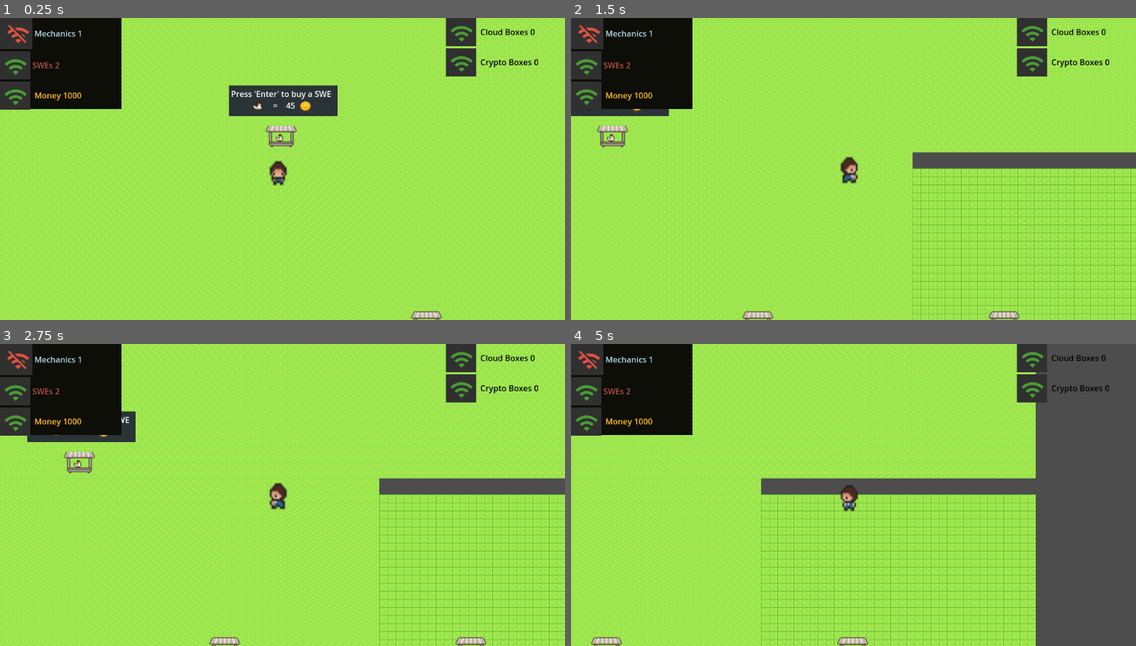
Above: before the commit, frames 1-4 (two rows, left to right).
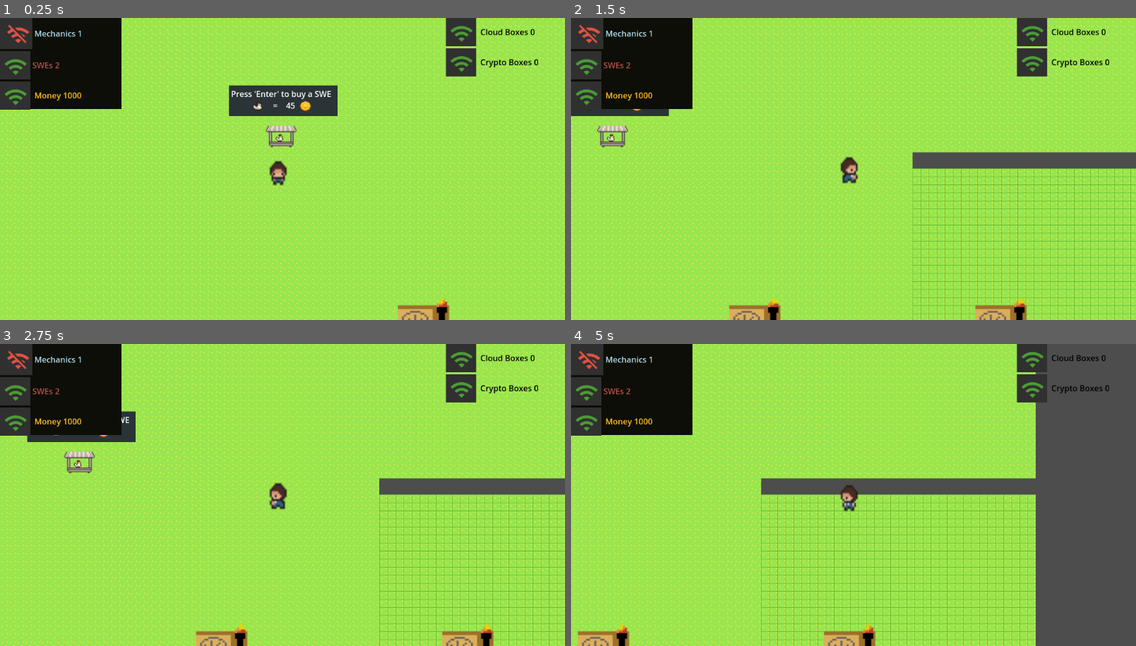
Above: after the commit, the same moments.

Repository: jeffreytsaw1/crusoe-hackathon
Game: Godot game, scene res://world.tscn
The game is run twice, just before and just after one commit, with the same random seed, the same clock (stepped at 60 frames per second) and the same inputs. This scene is started directly instead of the project's main scene.
Inputs:
- Up to frame 1 (0.25 s): no input
- Up to frame 2 (1.5 s): tap Enter (ui_accept) at 0.5, 0.77, 1.25 s; hold Right (ui_right) from 0.53 s (still down)
- Up to frame 3 (2.75 s): tap Enter (ui_accept) at 1.52, 2 s; release Right (ui_right) at 2.03 s; hold Left (ui_left) from 2.03 s (still down)
- Up to frame 4 (5 s): tap Enter (ui_accept) at 2.75, 3.02, 3.5, 3.77, 4.25, 4.52 s; release Left (ui_left) at 2.78 s; hold Right (ui_right) 2.78-4.28 s; hold Left (ui_left) from 4.28 s (still down)

The runs differ from the first frame. In frame 1, 0.5% of the frame differs, in the area x 70-80%, y 92-100%; in frame 2, 1.0%; in frame 3, 1.0%, in the area x 34-88%, y 92-100%; in frame 4, 1.0%.

Commit message:
add flare art

Diff:
--- a/pad .tscn
+++ b/pad .tscn
@@ -2,6 +2,7 @@
 
 [ext_resource type="Script" path="res://pad.gd" id="1_ya8v6"]
 [ext_resource type="Texture2D" uid="uid://c4lr13ok66rd8" path="res://farmingTilesheetComplete.png" id="2_k5cmt"]
+[ext_resource type="Texture2D" uid="uid://bxkgvc3fuwtyj" path="res://Flare.png" id="3_bxmie"]
 [ext_resource type="PackedScene" uid="uid://w3605uo10aq6" path="res://menu.tscn" id="3_kjdh1"]
 [ext_resource type="Script" path="res://AdvancedStats.gd" id="4_r3ous"]
 [ext_resource type="Script" path="res://AdvancedStatsContainer.gd" id="5_j7rbc"]
@@ -11,6 +12,18 @@
 atlas = ExtResource("2_k5cmt")
 region = Rect2(0, 174, 32, 29)
 
+[sub_resource type="AtlasTexture" id="AtlasTexture_rwcq6"]
+atlas = ExtResource("3_bxmie")
+region = Rect2(0, 0, 64, 64)
+
+[sub_resource type="AtlasTexture" id="AtlasTexture_r1bes"]
+atlas = ExtResource("3_bxmie")
+region = Rect2(64, 0, 64, 64)
+
+[sub_resource type="AtlasTexture" id="AtlasTexture_j287d"]
+atlas = ExtResource("3_bxmie")
+region = Rect2(0, 64, 64, 64)
+
 [sub_resource type="SpriteFrames" id="SpriteFrames_g0jk3"]
 animations = [{
 "frames": [],
@@ -25,6 +38,20 @@
 "loop": true,
 "name": &"new_animation",
 "speed": 5.0
+}, {
+"frames": [{
+"duration": 1.0,
+"texture": SubResource("AtlasTexture_rwcq6")
+}, {
+"duration": 1.0,
+"texture": SubResource("AtlasTexture_r1bes")
+}, {
+"duration": 1.0,
+"texture": SubResource("AtlasTexture_j287d")
+}],
+"loop": true,
+"name": &"pad",
+"speed": 2.0
 }]
 
 [sub_resource type="RectangleShape2D" id="RectangleShape2D_2hv74"]
@@ -57,7 +84,7 @@
 position = Vector2(50.5, 25.75)
 scale = Vector2(2.03125, 1.84483)
 sprite_frames = SubResource("SpriteFrames_g0jk3")
-animation = &"new_animation"
+animation = &"pad"
 
 [node name="CollisionShape2D" type="CollisionShape2D" parent="."]
 position = Vector2(49.25, 31.875)
--- a/pad.gd
+++ b/pad.gd
@@ -63,7 +63,6 @@
 	if num_mechanics >= 1:
 		cloud_fix_time *= 0.85
 		crypto_fix_time *= 0.85
-	print("fix time: ", crypto_fix_time + cloud_fix_time)
 	end_maintenance_time = Time.get_unix_time_from_system() + crypto_fix_time + cloud_fix_time
 
 func process_end_fix():
@@ -94,6 +93,10 @@
 
 func action_check():
 	last_check = Time.get_unix_time_from_system()
+	for event in events_occurred:
+		if event["domain"] == "check_cloud":
+			events_occurred.erase(event)
+
 	reset_next_time_of_failure()
 
 func reset_next_time_of_failure():
@@ -252,6 +255,7 @@
 
 
 func _process(delta):
+	$padart.play("pad")
 	pad_owned = $menu.pad_owned
 	num_mechanics = $nick.num_mechanics
 
@@ -320,12 +324,12 @@
 
 func calcHashrateUtility():
 	if hashrate_capacity ==0:
-		return 0
+		return 1
 	return snapped(hashrate/hashrate_capacity, .01)
 
 func calcGPUUtility():
 	if gpu_capacity ==0:
-		return 0
+		return 1
 	return snapped(active_gpus/gpu_capacity, .01)
 
 func mostRecentEvent():
Binary file added: Flare.png
Not shown, added: Flare.png.import
